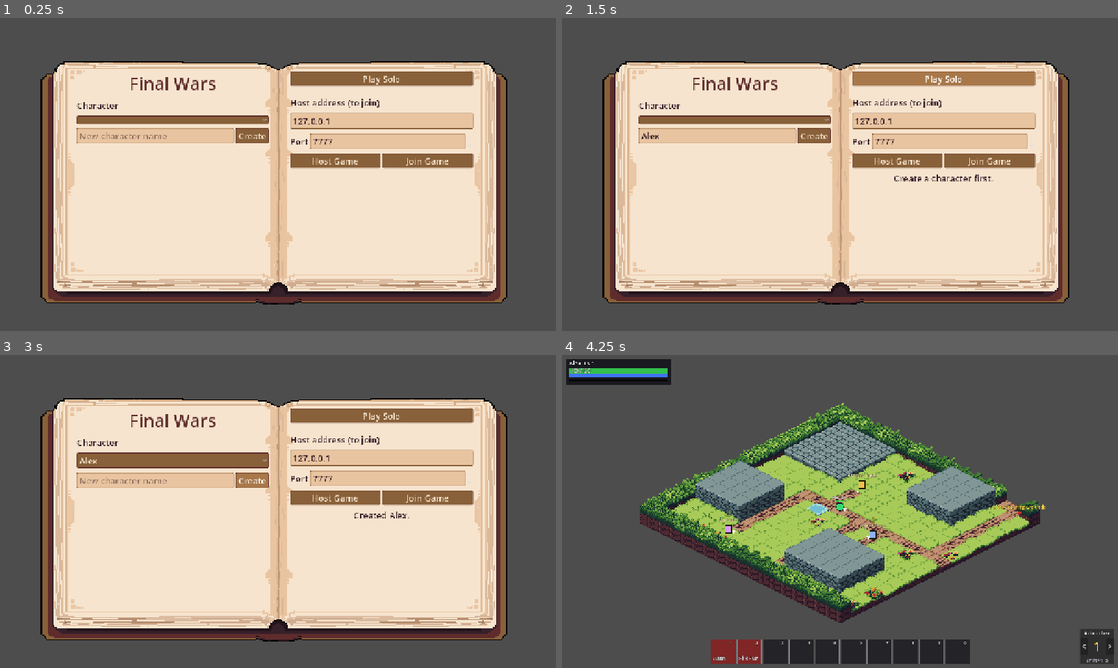
Above: before the commit, frames 1-4 (two rows, left to right).
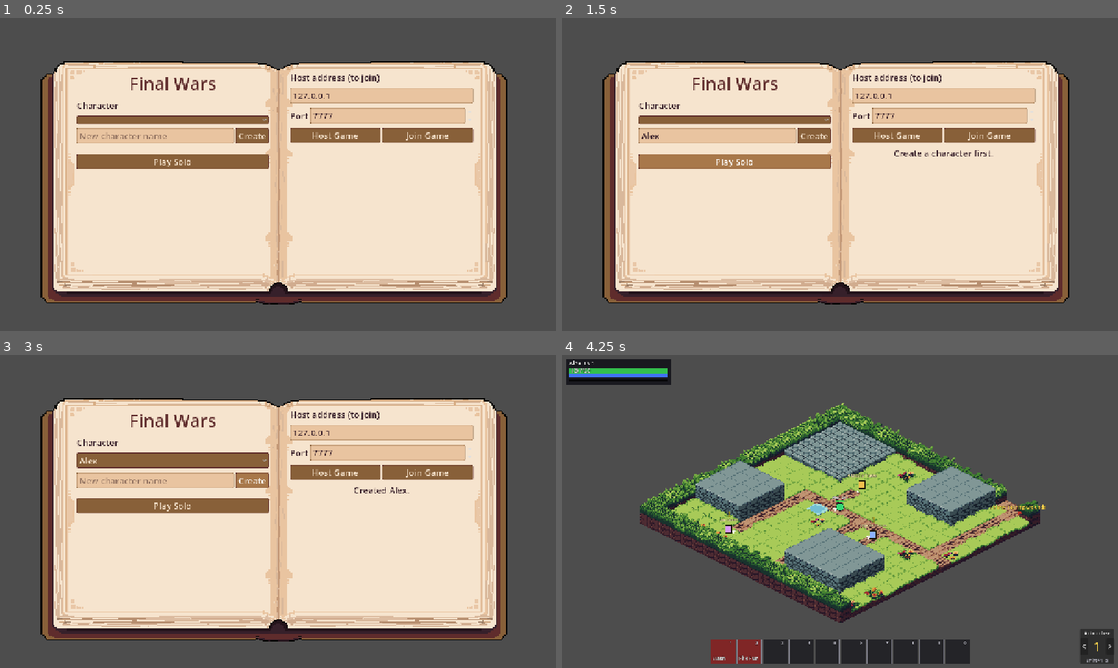
Above: after the commit, the same moments.

Repository: victorduvergermacarons-lang/Final-Wars
Game: Godot game, scene res://scenes/main.tscn
Two runs of this game, one before a commit and one after it. Both use one fixed random seed, a clock stepped at 60 frames per second and the inputs below.
Inputs (mouse positions are in pixels of both pictures, inside the frame that each line leads up to):
- Up to frame 1 (0.25 s): no input
- Up to frame 2 (1.5 s): click (717, 136) at 0.52 s; type "Alex" at 0.6 s; click "Play Solo" at 1.25 s
- Up to frame 3 (3 s): click "Play Solo" at 2 s; click "Create" at 2.75 s
- Up to frame 4 (4.25 s): click "Play Solo" at 3.5 s

The runs differ from the first frame. In frame 1, 9.4% of the frame differs, in the area x 13-86%, y 17-49%; in frame 2, 9.6%, in the area x 13-86%, y 17-53%; in frame 3, 9.6%; in frame 4, less than 0.1%.

Commit message:
Book and HUD layout tweaks
User requests after testing.

- Quest log: lower on the page; quest text 17 (its name stays 20); the
  Abandon button shorter and right under the text.
- Character: the stat table a little below the name line; everything
  under "Abilities" indented.
- Inventory: "Equipment" and "Bag" centred; learning slot and gold a
  little lower.
- Spellbook: lower on both pages, the two lists level.
- Trees: tier headers and ability boxes slightly smaller.
- Main menu: Play Solo on the left page.
- Quest tracker: drag it by its heading (it still folds).
- Shop: "Browse goods" hides the conversation box; the shop closes when
  you walk away; its writing is a little smaller.
- Tests: dragging the tracker. Shop screenshot stands by Hilda.

Co-Authored-By: Claude Opus 5.5 <noreply@anthropic.com>

Diff:
--- a/tests/integration/test_game_menu.gd
+++ b/tests/integration/test_game_menu.gd
@@ -78,6 +78,24 @@
 	assert_true(hud._character.visible, "and back to the first")
 
 
+func test_the_quest_tracker_can_be_dragged() -> void:
+	var start := hud._tracker_panel.position
+	var press := InputEventMouseButton.new()
+	press.button_index = MOUSE_BUTTON_LEFT
+	press.pressed = true
+	hud._on_tracker_drag(press)
+	var move := InputEventMouseMotion.new()
+	move.relative = Vector2(-50, 20)
+	hud._on_tracker_drag(move)
+	var release := InputEventMouseButton.new()
+	release.button_index = MOUSE_BUTTON_LEFT
+	hud._on_tracker_drag(release)
+	assert_almost_eq(hud._tracker_panel.position.x, start.x - 50, 1.0)
+	assert_almost_eq(hud._tracker_panel.position.y, start.y + 20, 1.0)
+	hud._on_tracker_drag(move)
+	assert_almost_eq(hud._tracker_panel.position.x, start.x - 50, 1.0, "only while held")
+
+
 func test_the_quest_tracker_folds_to_its_heading() -> void:
 	hud._fold_tracker(true)
 	assert_false(hud._tracker.visible)
--- a/tests/visual/shots.gd
+++ b/tests/visual/shots.gd
@@ -188,6 +188,7 @@
 	session.world.move_hero(hero.id, &"town", Vector2i(8, 8))
 	var town := session.world.zone(&"town")
 	var hilda: Npc = town.npcs().filter(func(n): return n.def.id == &"hilda")[0]
+	hero.move.place(town.find_free_tile_near(hilda.tile() + Vector2i(0, 1))) # the shop closes from afar
 	hud.vendor_window.open(hilda)
 	hud.inventory_window.visible = true
 	await _shot("12_shop")
--- a/ui/book_spread.gd
+++ b/ui/book_spread.gd
@@ -10,6 +10,8 @@
 const TITLE_SIZE := 26
 const NOTE_SIZE := 16
 const SEPARATION := 4
+## Space above a page's content in menus that sit lower on the page.
+const TOP_GAP := 12.0
 
 var left := VBoxContainer.new()
 var right := VBoxContainer.new()
@@ -32,6 +34,15 @@
 static func _place(column: Control, room: Rect2) -> void:
 	column.position = room.position.round()
 	column.size = room.size.round()
+
+
+## Empty space of `height`, to bring what follows down the page (clear of the
+## page's darker top border, or apart from what is above).
+static func spacer(height: float) -> Control:
+	var c := Control.new()
+	c.custom_minimum_size = Vector2(0, height)
+	c.mouse_filter = Control.MOUSE_FILTER_IGNORE
+	return c
 
 
 ## A page heading in the book's leather red.
--- a/ui/hud/ability_tree_window.gd
+++ b/ui/hud/ability_tree_window.gd
@@ -8,9 +8,9 @@
 ## abilities can be dragged onto the action bar.
 
 ## Space between nodes; tier columns on the left page (the rest go right).
-const GAP := Vector2(10, 10)
+const GAP := Vector2(22, 16)
 const LEFT_TIERS := 3
-const TIER_HEADER_H := 44.0
+const TIER_HEADER_H := 40.0
 
 enum State { MASTERED, LEARNING, LEARNABLE, LOCKED, NOT_IN_GAME }
 
@@ -181,7 +181,7 @@
 			label.position = Vector2(roundf(col_x), lp.position.y)
 			label.size = Vector2(roundf(col_w - GAP.x), TIER_HEADER_H)
 			label.horizontal_alignment = HORIZONTAL_ALIGNMENT_CENTER
-			label.add_theme_font_size_override("font_size", 16)
+			label.add_theme_font_size_override("font_size", 14)
 			label.add_theme_constant_override("line_spacing", -2)
 			label.text = "Tier %d\n%s" % [tier, "open" if open else "needs %d" % int(need)]
 			label.add_theme_color_override("font_color", Color(UiPalette.GREEN) if open else Color(UiPalette.RED))
@@ -232,7 +232,7 @@
 		focus_mode = Control.FOCUS_NONE
 		# Long names wrap onto a second line rather than being cut.
 		autowrap_mode = TextServer.AUTOWRAP_WORD_SMART
-		add_theme_font_size_override("font_size", 14)
+		add_theme_font_size_override("font_size", 13)
 		text = AbilityTreeWindow.node_text(hero, ability)
 		var color: Color = STATE_COLORS[state]
 		var style := StyleBoxFlat.new()
--- a/ui/hud/character_sheet.gd
+++ b/ui/hud/character_sheet.gd
@@ -3,6 +3,9 @@
 ## Character sheet (C), across the menu book: level, XP and every stat split
 ## into base / growth / gear / buffs on the left page; Mastery, the learning slot
 ## and mastered and in-progress abilities on the right.
+
+## How far the Abilities page's content sits in from its heading.
+const INDENT := 18
 
 var hud: Hud
 var _name: Label
@@ -27,6 +30,7 @@
 	_header.add_theme_font_size_override("font_size", 18)
 	_header.add_theme_color_override("font_color", UiPalette.INK_SOFT)
 	heading.add_child(_header)
+	left.add_child(BookSpread.spacer(TOP_GAP)) # the table a little below the name
 	_table = GridContainer.new()
 	_table.columns = 6
 	_table.add_theme_constant_override("h_separation", 10)
@@ -38,16 +42,24 @@
 	for i in Stat.CORE_COUNT * 6:
 		_cells.append(_cell(""))
 	right.add_child(BookSpread.title("Abilities"))
+	# Everything under the heading sits indented from the page's edge.
+	var indent := MarginContainer.new()
+	indent.add_theme_constant_override("margin_left", INDENT)
+	indent.size_flags_vertical = Control.SIZE_EXPAND_FILL
+	right.add_child(indent)
+	var body := VBoxContainer.new()
+	body.add_theme_constant_override("separation", SEPARATION)
+	indent.add_child(body)
 	_mastery = RichTextLabel.new()
 	_mastery.bbcode_enabled = true
 	_mastery.fit_content = true
-	right.add_child(_mastery)
-	right.add_child(LearningRow.new(hud))
+	body.add_child(_mastery)
+	body.add_child(LearningRow.new(hud))
 	# Fills the rest of the page and scrolls once the list gets long.
 	var scroll := ScrollContainer.new()
 	scroll.size_flags_vertical = Control.SIZE_EXPAND_FILL
 	scroll.horizontal_scroll_mode = ScrollContainer.SCROLL_MODE_DISABLED
-	right.add_child(scroll)
+	body.add_child(scroll)
 	_abilities = RichTextLabel.new()
 	_abilities.bbcode_enabled = true
 	_abilities.fit_content = true
--- a/ui/hud/hud.gd
+++ b/ui/hud/hud.gd
@@ -64,6 +64,7 @@
 var _tracker: RichTextLabel
 var _tracker_panel: PanelContainer
 var _tracker_fold: Button
+var _tracker_dragging := false
 ## The Escape menu (log, controls, keybinds, leave game).
 var game_menu: GameMenu
 var _page_label: Label
@@ -214,7 +215,12 @@
 	_root.move_child(_tracker_panel, 0) # behind every window
 	var tracker_box := VBoxContainer.new()
 	_tracker_panel.add_child(tracker_box)
+	# The heading is its handle: drag it to move the tracker anywhere.
 	var tracker_head := HBoxContainer.new()
+	tracker_head.mouse_filter = Control.MOUSE_FILTER_STOP
+	tracker_head.mouse_default_cursor_shape = Control.CURSOR_MOVE
+	tracker_head.tooltip_text = "Drag to move the quest list"
+	tracker_head.gui_input.connect(_on_tracker_drag)
 	tracker_box.add_child(tracker_head)
 	var tracker_title := Label.new()
 	tracker_title.text = "Quests"
@@ -379,6 +385,22 @@
 		return false
 	game_menu.visible = true
 	return true
+
+
+## Dragging the quest tracker by its heading; it stays on screen.
+func _on_tracker_drag(event: InputEvent) -> void:
+	if event is InputEventMouseButton and event.button_index == MOUSE_BUTTON_LEFT:
+		_tracker_dragging = event.pressed
+		if event.pressed and _tracker_panel.anchor_left != 0.0:
+			# From its place on the right edge to a free position (same spot).
+			var at := _tracker_panel.position
+			_tracker_panel.set_anchors_preset(Control.PRESET_TOP_LEFT)
+			_tracker_panel.position = at
+		_tracker_panel.accept_event()
+	elif event is InputEventMouseMotion and _tracker_dragging:
+		var screen := _root.size
+		_tracker_panel.position = (_tracker_panel.position + event.relative).clamp(
+				Vector2.ZERO, screen - _tracker_panel.size).round()
 
 
 ## Folds the quest tracker down to its heading, or unfolds it.
@@ -553,7 +575,8 @@
 	if not npc.def.sells.is_empty():
 		dialogue.add_option("Browse goods", func():
 			vendor_window.open(npc)
-			inventory_window.visible = true) # your bag, to sell from
+			inventory_window.visible = true # your bag, to sell from
+			dialogue.visible = false) # out of the way (not closed: the shop stays open)
 
 
 func _small_button(text: String, on_press: Callable) -> Button:
--- a/ui/hud/inventory_window.gd
+++ b/ui/hud/inventory_window.gd
@@ -14,7 +14,9 @@
 func _init(p_hud: Hud) -> void:
 	super()
 	hud = p_hud
-	left.add_child(BookSpread.title("Equipment"))
+	var equip_title := BookSpread.title("Equipment")
+	equip_title.horizontal_alignment = HORIZONTAL_ALIGNMENT_CENTER
+	left.add_child(equip_title)
 	# Worn items in the middle of the page.
 	var equip := GridContainer.new()
 	equip.columns = 3
@@ -24,6 +26,8 @@
 	for slot in EquipSlot.COUNT:
 		equip.add_child(ItemSlotView.new(hud, ItemSlotView.Kind.EQUIP, slot))
 	left.add_child(equip)
+	# The learning slot and gold a little apart from the worn items.
+	left.add_child(BookSpread.spacer(TOP_GAP))
 	var learning := LearningRow.new(hud)
 	learning.size_flags_horizontal = Control.SIZE_SHRINK_CENTER
 	left.add_child(learning)
@@ -32,7 +36,9 @@
 	_gold.add_theme_color_override("font_color", Color(UiPalette.GOLD))
 	left.add_child(_gold)
 
-	right.add_child(BookSpread.title("Bag"))
+	var bag_title := BookSpread.title("Bag")
+	bag_title.horizontal_alignment = HORIZONTAL_ALIGNMENT_CENTER
+	right.add_child(bag_title)
 	right.add_child(BookSpread.bag_grid(hud, BAG_COLUMNS))
 	_confirm = ConfirmationDialog.new()
 	_confirm.confirmed.connect(_on_destroy_confirmed)
--- a/ui/hud/quest_log_window.gd
+++ b/ui/hud/quest_log_window.gd
@@ -12,25 +12,40 @@
 var _signature := ""
 
 
+## Quest text size; the quest's name keeps the page text size.
+const TEXT_SIZE := 17
+const NAME_SIZE := 20
+## Height of the quest text before it scrolls; Abandon sits right under it.
+const DETAILS_H := 330.0
+
+
 func _init(p_hud: Hud) -> void:
 	super()
 	hud = p_hud
+	# Lower on the page, clear of its darker top border.
+	left.add_child(BookSpread.spacer(TOP_GAP))
 	left.add_child(BookSpread.title("Quest Log"))
 	_list = VBoxContainer.new()
 	left.add_child(_list)
-	# Long quest text scrolls within the page; Abandon stays below it.
+	right.add_child(BookSpread.spacer(TOP_GAP + 8.0))
+	# Long quest text scrolls; Abandon stays right under it.
 	var scroll := ScrollContainer.new()
-	scroll.size_flags_vertical = Control.SIZE_EXPAND_FILL
+	scroll.custom_minimum_size = Vector2(0, DETAILS_H)
 	scroll.horizontal_scroll_mode = ScrollContainer.SCROLL_MODE_DISABLED
 	right.add_child(scroll)
 	_details = RichTextLabel.new()
 	_details.bbcode_enabled = true
 	_details.fit_content = true
 	_details.size_flags_horizontal = Control.SIZE_EXPAND_FILL
+	for font in ["normal_font_size", "bold_font_size"]:
+		_details.add_theme_font_size_override(font, TEXT_SIZE)
 	scroll.add_child(_details)
+	right.add_child(BookSpread.spacer(6.0))
 	_abandon = Button.new()
 	_abandon.text = "Abandon quest"
 	_abandon.focus_mode = Control.FOCUS_NONE
+	_abandon.size_flags_horizontal = Control.SIZE_SHRINK_CENTER
+	_abandon.custom_minimum_size = Vector2(200, 0)
 	_abandon.pressed.connect(func():
 		hud.session.send_intent({"type": "abandon_quest", "quest": selected})
 		selected = &"")
@@ -72,6 +87,6 @@
 		_details.text = "[color=%s]No quests. Look for [b]![/b] over people in town.[/color]" % QuestText.GREY
 		return
 	var def: QuestDef = ContentDB.quests[selected]
-	_details.text = "[b]%s[/b]\n%s\n\n%s\n\nHand in to: %s\n%s" % [def.title, def.offer_text,
+	_details.text = "[font_size=%d][b]%s[/b][/font_size]\n%s\n\n%s\n\nHand in to: %s\n%s" % [NAME_SIZE, def.title, def.offer_text,
 			QuestText.objectives_bbcode(hero, def), QuestText.npc_name(def.turn_in_npc()),
 			QuestText.rewards_bbcode(def)]
--- a/ui/hud/spellbook_panel.gd
+++ b/ui/hud/spellbook_panel.gd
@@ -12,7 +12,12 @@
 func _init(p_hud: Hud) -> void:
 	super()
 	hud = p_hud
+	# Lower on both pages, clear of their darker top border; the right page's list
+	# starts level with the left one's, under the title.
+	left.add_child(BookSpread.spacer(TOP_GAP))
 	left.add_child(BookSpread.title("Spellbook"))
+	right.add_child(BookSpread.spacer(TOP_GAP))
+	right.add_child(BookSpread.title(" ")) # a blank line as tall as the title
 	for page in [left, right]:
 		var list := VBoxContainer.new()
 		page.add_child(list)
--- a/ui/hud/vendor_window.gd
+++ b/ui/hud/vendor_window.gd
@@ -5,7 +5,10 @@
 ## your bag to sell it (25% of its price). Drag the sheet by its title to move
 ## it. Closes when the conversation ends, or with its Close button.
 
-const WIDTH := 400.0
+const WIDTH := 380.0
+## Its writing: a little smaller than the menu book's.
+const FONT_SIZE := 17
+const TITLE_SIZE := 22
 ## Where it first opens, and how much of it stays on screen when dragged.
 const START := Vector2(16, 120)
 const KEEP_VISIBLE := Vector2(120, 40)
@@ -28,7 +31,9 @@
 
 func _init(p_hud: Hud) -> void:
 	hud = p_hud
-	theme = UiPalette.paper_theme()
+	# Paper and ink, in slightly smaller writing than the book.
+	theme = UiPalette.paper_theme().duplicate()
+	theme.default_font_size = FONT_SIZE
 	add_theme_stylebox_override("panel", UiPalette.paper_panel(12))
 	custom_minimum_size = Vector2(WIDTH, 0)
 	position = START
@@ -42,6 +47,7 @@
 	header.gui_input.connect(_on_header_input)
 	box.add_child(header)
 	_title = BookSpread.title("")
+	_title.add_theme_font_size_override("font_size", TITLE_SIZE)
 	_title.size_flags_horizontal = Control.SIZE_EXPAND_FILL
 	header.add_child(_title)
 	var close_button := Button.new()
@@ -125,3 +131,9 @@
 	var hero: Hero = hud.session.local_hero()
 	if hero != null:
 		_gold.text = "Your gold: %d" % hero.gold
+	# The conversation box steps aside while you shop, so the shop itself closes
+	# when you walk away from the trader (or die).
+	var npc := hud.session.get_actor(npc_id) as Npc if npc_id >= 0 else null
+	if hero == null or npc == null or not hero.alive \
+			or GridModel.distance(hero.tile(), npc.tile()) > DialogueBox.CLOSE_DISTANCE:
+		close()
--- a/ui/main_menu.gd
+++ b/ui/main_menu.gd
@@ -44,10 +44,11 @@
 	create_row.add_child(_button("Create", _on_create))
 	box.add_child(create_row)
 	_refresh_characters("")
+	box.add_child(HSeparator.new())
+	box.add_child(_button("Play Solo", func(): _start(func(c): solo_requested.emit(c))))
 
+	# Playing together on the right page.
 	box = _page(book.right_page)
-	box.add_child(_button("Play Solo", func(): _start(func(c): solo_requested.emit(c))))
-	box.add_child(HSeparator.new())
 	_address = _field(box, "Host address (to join)", "127.0.0.1")
 	var port_row := HBoxContainer.new()
 	var port_label := Label.new()
Not shown, changed: CLAUDE.md
